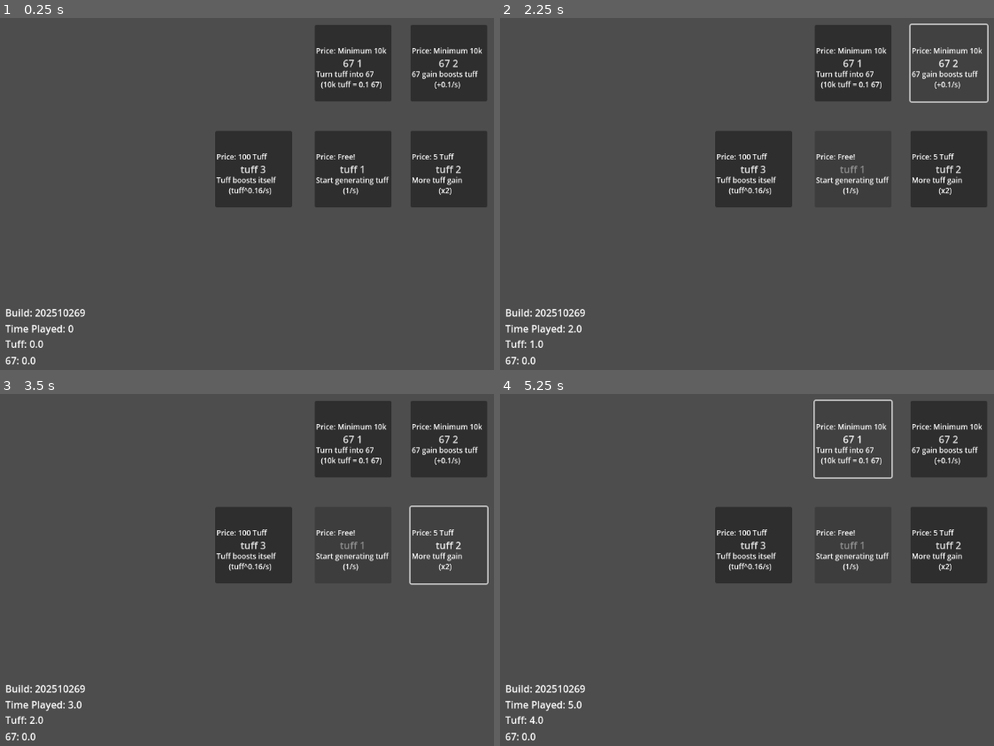
Above: before the commit, frames 1-4 (two rows, left to right).
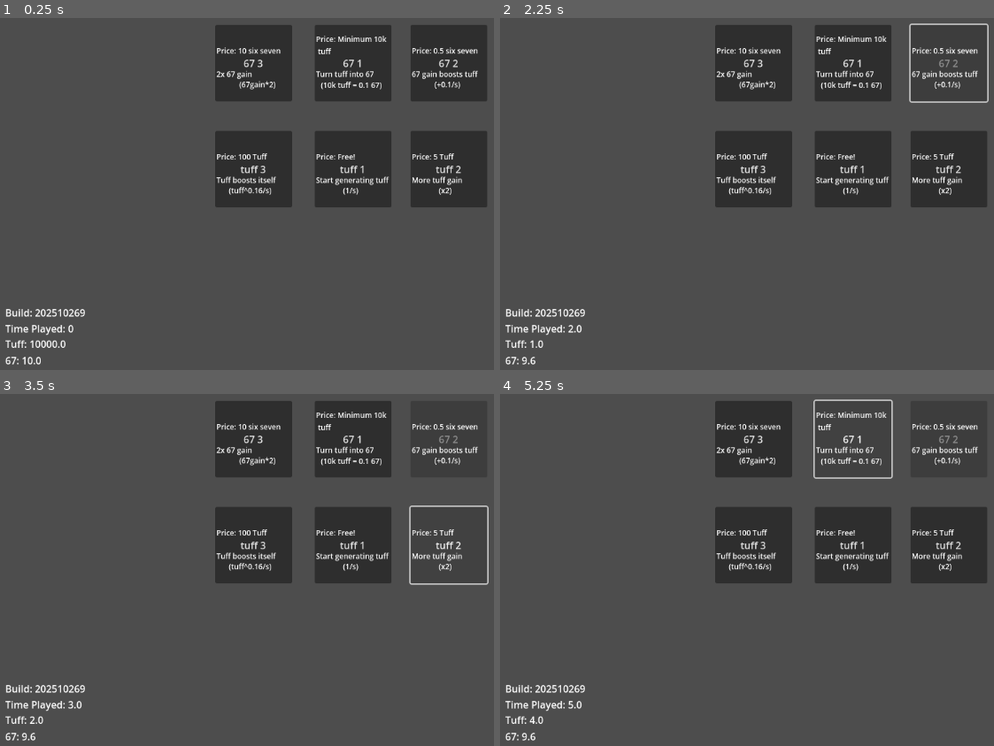
Above: after the commit, the same moments.

Repository: flumpsi/upgradetree
Game: Godot game, scene res://node_2d.tscn
Same seed, same stepped clock (60 frames per second), same inputs: the game is played once before the commit and once after it.
Inputs (mouse positions are in pixels of both pictures, inside the frame that each line leads up to):
- Up to frame 1 (0.25 s): no input
- Up to frame 2 (2.25 s): click "tuff 1" at 0.5 s; click "67 1" at 1.25 s; click "67 2" at 2 s
- Up to frame 3 (3.5 s): click "tuff 2" at 2.75 s
- Up to frame 4 (5.25 s): click "tuff 3" at 3.5 s; click (751, 439) at 4.25 s, where only the run after the commit has a clickable "67 3"; click "67 1" at 5 s

The runs differ from the first frame. In frame 1, 3.9% of the frame differs, in the area x 4-98%, y 2-99%; in frame 2, 3.8%; in frame 3, 3.8%; in frame 4, 3.8%.

Commit message:
add upgrade 6, fix typos, fix perSecondX system and fix upgrade 3

Diff:
--- a/node_2d.gd
+++ b/node_2d.gd
@@ -1,10 +1,11 @@
 extends Node2D
 
-var tuff = 0.0
-var sixSeven = 0.0
+var tuff = 10000.0
+var sixSeven = 10.0
 
 var timePlayed = 0.0
 var perSecondX = basePerSecondX
+var perSecondXSixSeven = 1.0
 var basePerSecondX = 1.0
 var multiplier = 1.0
 var reset = false
@@ -14,6 +15,7 @@
 	var sixSevenDisplay = get_node("67PointDisplay") # same here
 	tuffDisplay.text = "Tuff: " + str(tuff) # Display text
 	sixSevenDisplay.text = "67: " + str(sixSeven) # Also display text
+	perSecondX = basePerSecondX * multiplier
 
 func _on_played_timeout() -> void:
 	var lbl = get_node("TimePlayedDisplay")
--- a/node_2d.tscn
+++ b/node_2d.tscn
@@ -6,6 +6,7 @@
 [ext_resource type="Script" uid="uid://7xldj65ejr16" path="res://upgrade_3.gd" id="3_epypp"]
 [ext_resource type="Script" uid="uid://dj1g06x271b8k" path="res://upgrade_4.gd" id="3_q6r6c"]
 [ext_resource type="Script" uid="uid://c3rmlwxod4p8t" path="res://upgrade_5.gd" id="4_kdubu"]
+[ext_resource type="Script" uid="uid://cogvnuy2os55b" path="res://upgrade_6.gd" id="7_d21ai"]
 
 [node name="Node2D" type="Node2D"]
 script = ExtResource("1_0e48y")
@@ -83,18 +84,19 @@
 [node name="Description" type="Label" parent="Upgrade4"]
 layout_mode = 0
 offset_left = 2.0
-offset_top = 34.0
-offset_right = 124.0
-offset_bottom = 57.0
-theme_override_font_sizes/font_size = 12
-text = "Price: Minimum 10k"
+offset_top = 15.0
+offset_right = 124.0
+offset_bottom = 52.0
+theme_override_font_sizes/font_size = 12
+text = "Price: Minimum 10k
+ tuff"
 
 [node name="Math" type="Label" parent="Upgrade4/Description"]
 layout_mode = 0
 offset_left = 8.0
-offset_top = 55.0
+offset_top = 75.0
 offset_right = 108.0
-offset_bottom = 78.0
+offset_bottom = 98.0
 theme_override_font_sizes/font_size = 12
 text = "(10k tuff = 0.1 67)"
 
@@ -125,7 +127,7 @@
 offset_right = 124.0
 offset_bottom = 57.0
 theme_override_font_sizes/font_size = 12
-text = "Price: Minimum 10k"
+text = "Price: 0.5 six seven"
 
 [node name="Math" type="Label" parent="Upgrade5/Description"]
 layout_mode = 0
@@ -230,6 +232,44 @@
 offset_right = 135.0
 offset_bottom = 549.0
 text = "Build: 202510269"
+
+[node name="Upgrade6" type="Button" parent="."]
+offset_left = 365.0
+offset_top = 66.0
+offset_right = 490.0
+offset_bottom = 191.0
+theme_override_font_sizes/font_size = 16
+text = "67 3"
+script = ExtResource("7_d21ai")
+
+[node name="Price" type="Label" parent="Upgrade6"]
+layout_mode = 0
+offset_left = 2.0
+offset_top = 72.0
+offset_right = 124.0
+offset_bottom = 95.0
+theme_override_font_sizes/font_size = 12
+text = "2x 67 gain"
+
+[node name="Description" type="Label" parent="Upgrade6"]
+layout_mode = 0
+offset_left = 2.0
+offset_top = 34.0
+offset_right = 124.0
+offset_bottom = 57.0
+theme_override_font_sizes/font_size = 12
+text = "Price: 10 six seven"
+
+[node name="Math" type="Label" parent="Upgrade6/Description"]
+layout_mode = 0
+offset_left = 37.0
+offset_top = 55.0
+offset_right = 137.0
+offset_bottom = 78.0
+theme_override_font_sizes/font_size = 12
+text = "(67gain*2)"
+
+[node name="Timer" type="Timer" parent="Upgrade6"]
 
 [connection signal="pressed" from="Upgrade1" to="Upgrade1" method="_on_pressed"]
 [connection signal="timeout" from="Upgrade1/Timer" to="Upgrade1" method="_on_timer_timeout"]
@@ -242,3 +282,5 @@
 [connection signal="pressed" from="Upgrade3" to="Upgrade3" method="_on_pressed"]
 [connection signal="timeout" from="Upgrade3/Timer" to="Upgrade3" method="_on_timer_timeout"]
 [connection signal="timeout" from="TimePlayedCounter" to="." method="_on_played_timeout"]
+[connection signal="pressed" from="Upgrade6" to="Upgrade6" method="_on_pressed"]
+[connection signal="timeout" from="Upgrade6/Timer" to="Upgrade6" method="_on_timer_timeout"]
--- a/upgrade_3.gd
+++ b/upgrade_3.gd
@@ -27,7 +27,7 @@
 
 func _on_timer_timeout() -> void:
 	# note, ^ is ** in gdscript
-	get_parent().perSecondX += min(get_parent().tuff ** 0.16, 1) # Use + for tuff boost itself math func. This is also a shit line of code, could be way better
+	get_parent().multiplier += 1 + (get_parent().tuff / 1000) # Use + for tuff boost itself math func. This is also a shit line of code, could be way better
 	# get_parent().perSecondX *= min(get_parent().tuff ** 0.16, 1) # Or use * for tuff boost itself math func,
 	# this one does nothing as result is just 1 and it is very self-explanatory what multiplication with 1x does.
 	# get_parent().perSecondX *= get_parent().tuff ** 0.16 # You also have this one which just gives a insane amount of tuff.
--- a/upgrade_4.gd
+++ b/upgrade_4.gd
@@ -19,7 +19,7 @@
 		firsttime = false
 		purchased = true # this currently does nothing
 		self.disabled = true # disable button so it cannot be clicked anymore
-		get_parent().sixSeven += (0.1*floor(get_parent().tuff / timegive))
+		get_parent().sixSeven += (0.1*floor(get_parent().tuff / timegive)) * get_parent().perSecondXSixSeven
 		get_parent().reset = true
 		get_parent().perSecondX = 0
 		get_parent().tuff = 0
--- /dev/null
+++ b/upgrade_6.gd
@@ -0,0 +1,18 @@
+extends Button
+
+var firsttime
+var purchased
+var price = 10
+
+func _ready():
+	firsttime = true
+
+func _on_pressed() -> void:
+	if firsttime == true and get_parent().sixSeven >= price:
+		firsttime = false
+		purchased = true # this currently does nothing
+		self.disabled = true # disable button so it cannot be clicked anymore
+		get_parent().perSecondXSixSeven = 2.0
+		get_parent().sixSeven -= price
+	else:
+		print("poor")
Not shown: 1 places in node_2d.tscn that only renumber resources
Not shown, added: upgrade_6.gd.uid
